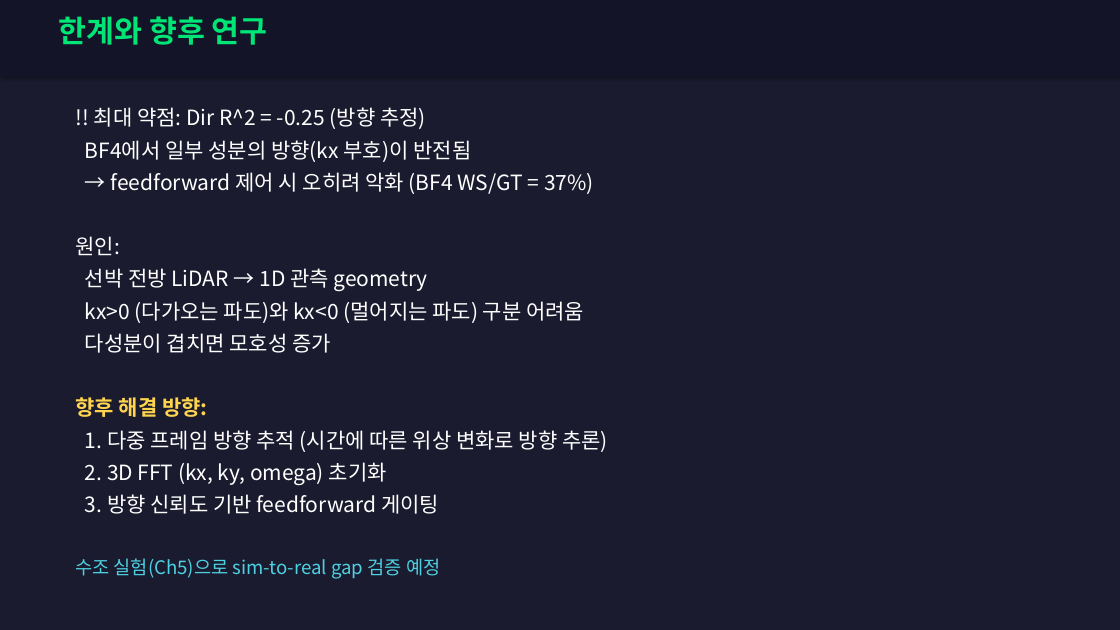
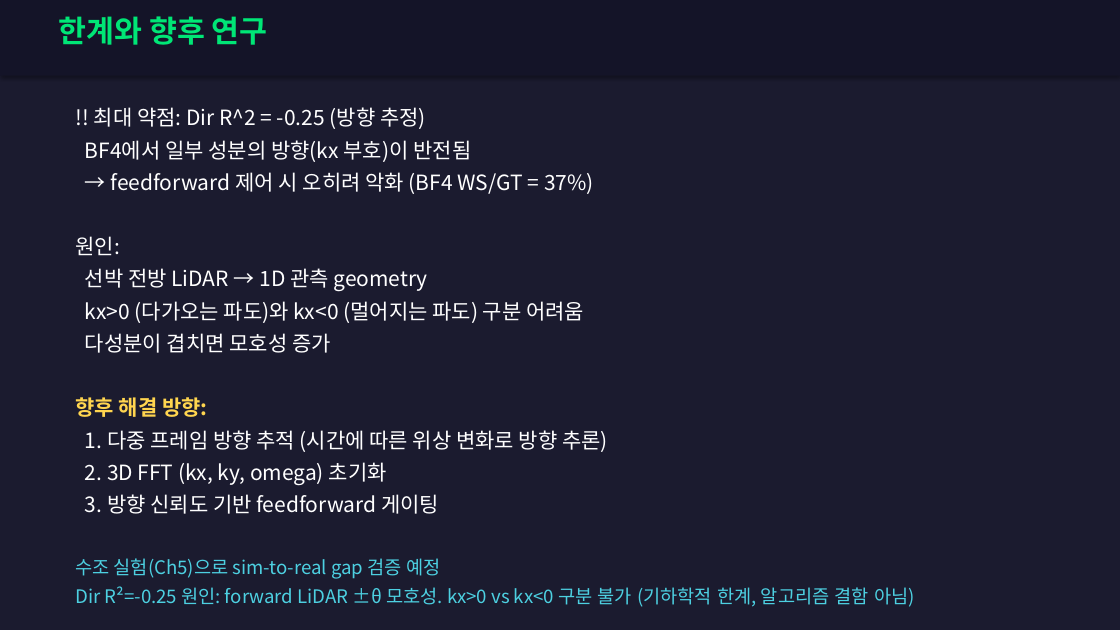
Before and after one commit to SAEYONGPARK94/wavesplat, a slide deck: slide 84 of wavesplat/docs/WaveSplat_Algorithm_Guide.pptx. Drawn at 1120x630 pixels with LibreOffice and Linux fonts; fonts in the diff are those of the drawing. Boxes give left, top, right and bottom in pixels: in the first picture for what was removed or moved away, otherwise in the second. Text is boxed around its words. In the diff, an @@ line names an element or a change of style, - is before the commit and + after.

```diff
--- a/wavesplat/docs/WaveSplat_Algorithm_Guide.pptx
+++ b/wavesplat/docs/WaveSplat_Algorithm_Guide.pptx
@@ text at (75,586,915,607): paragraph added @@
+Dir R²=-0.25 원인: forward LiDAR ±θ 모호성. kx>0 vs kx<0 구분 불가 (기하학적 한계, 알고리즘 결함 아님)
```
Also in this commit, not shown: 6 other slides changed, 1 other file.
